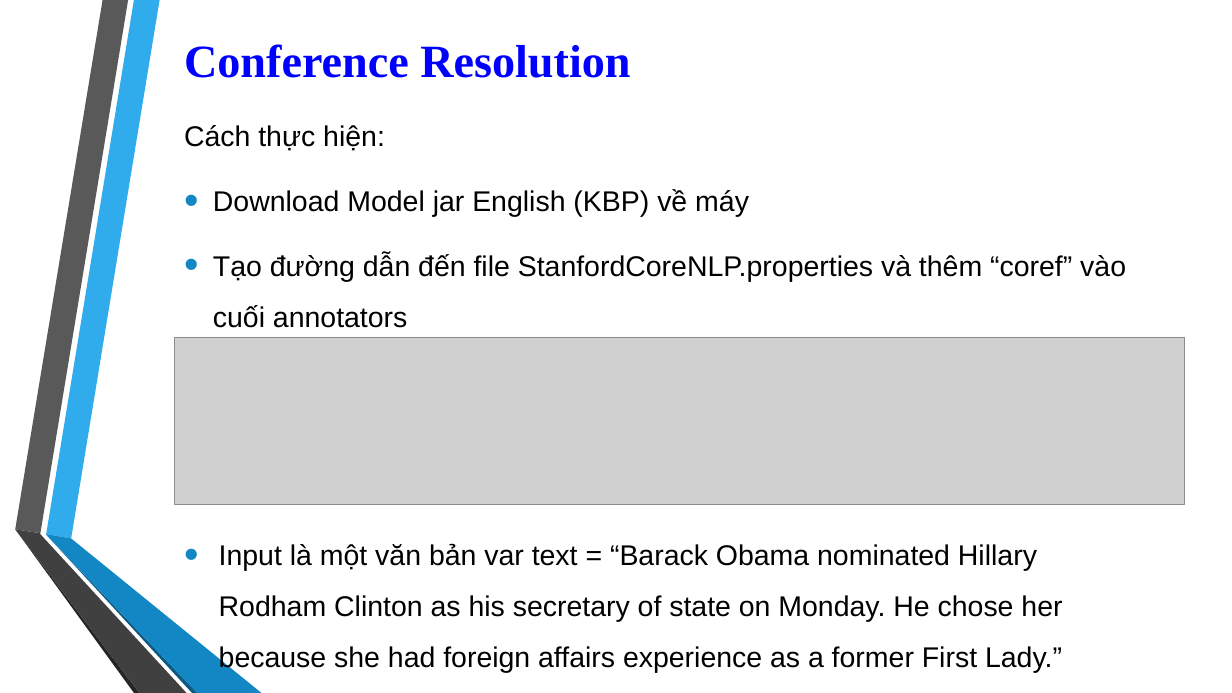
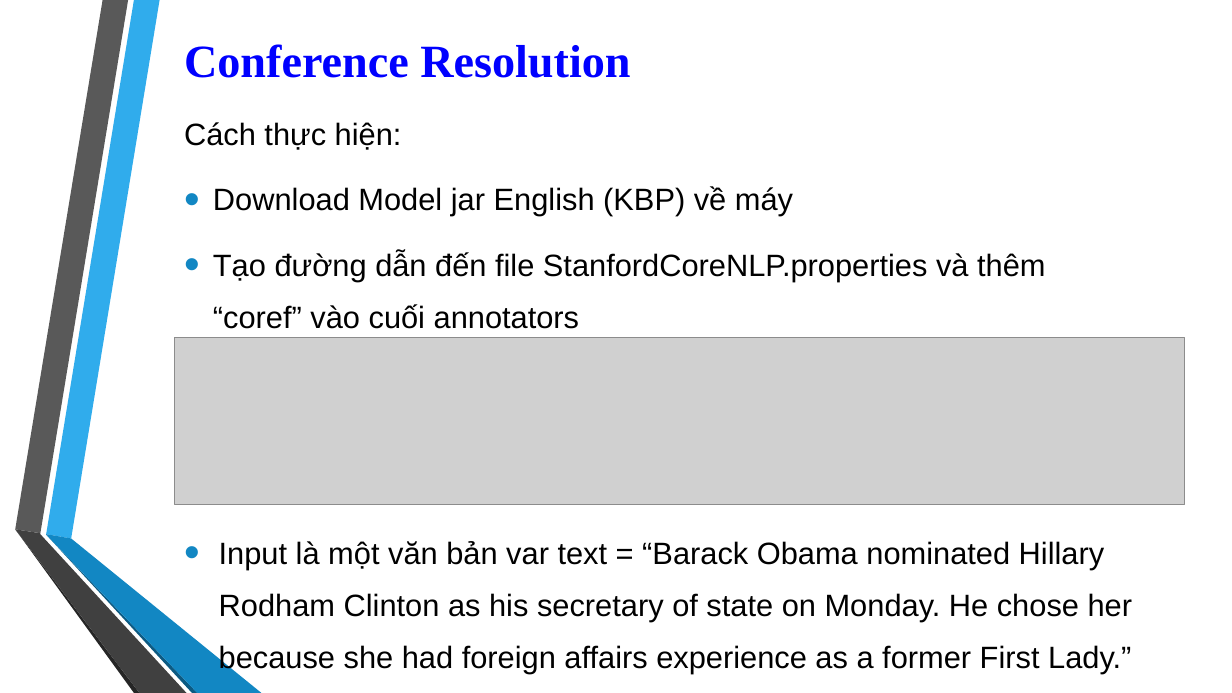
Before and after one commit to 1412520/TextMining, a slide deck: slide 20 of Seminar/Stanford_CoreNLP.pptx. Drawn at 1232x693 pixels with LibreOffice and Linux fonts; fonts in the diff are those of the drawing; grey boxes stand for pictures; background and template pictures are left out. Boxes give left, top, right and bottom in pixels: in the first picture for what was removed or moved away, otherwise in the second. Text is boxed around its words. In the diff, an @@ line names an element or a change of style, - is before the commit and + after.

```diff
--- a/Seminar/Stanford_CoreNLP.pptx
+++ b/Seminar/Stanford_CoreNLP.pptx
@@ text "Cách thực hiện:" at bbox=[184, 122, 1045, 329]: size 22.2 to 24 pt; line spacing 1.5 to 1.4 @@
@@ text "Input là một văn bản ..." at bbox=[219, 541, 1132, 673]: size 22.2 to 24 pt; line spacing 1.5 to 1.4 @@
```
Also in this commit, not shown: 1 other slide changed, 5 slides added.
